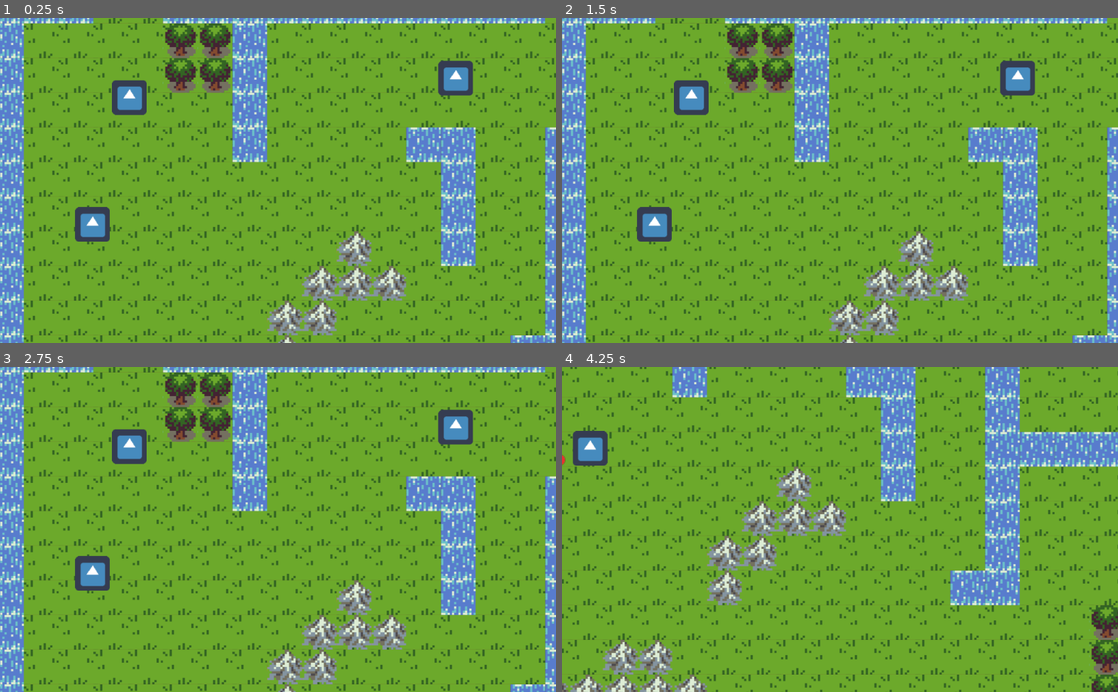
Above: before the commit, frames 1-4 (two rows, left to right).
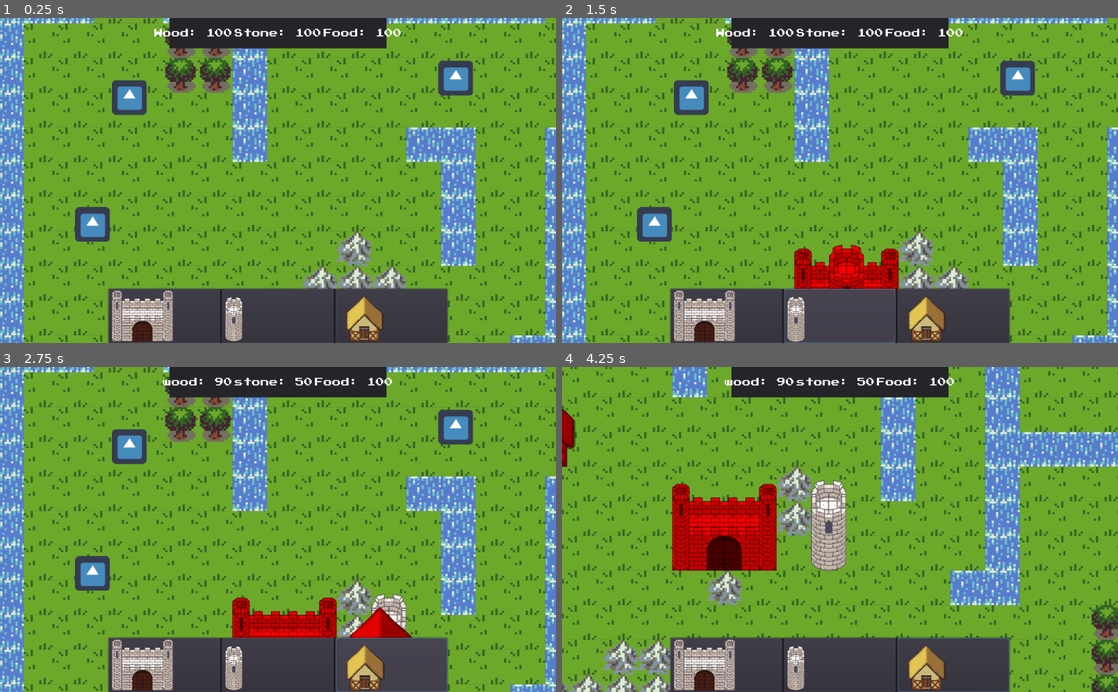
Above: after the commit, the same moments.

Repository: miczoc98/StrategyGame
Game: Godot game, scene res://environment/Environment.tscn
Two runs of this game, one before a commit and one after it. Both use one fixed random seed, a clock stepped at 60 frames per second and the inputs below. The engine's default icon, where the game draws it, is replaced by a stand-in: a white triangle on a blue panel in a dark square.
Inputs (mouse positions are in pixels of both pictures, inside the frame that each line leads up to):
- Up to frame 1 (0.25 s): no input
- Up to frame 2 (1.5 s): click (728, 317) at 0.52 s; click (840, 317) at 1.27 s
- Up to frame 3 (2.75 s): click (389, 666) at 2.02 s
- Up to frame 4 (4.25 s): tap Enter at 2.75 s; move the mouse to (656, 575) at 2.77 s; hold D 2.78-3.53 s; click (656, 575) at 2.85 s; right-click (656, 575) at 3.05 s; move the mouse to (901, 428) at 3.52 s; hold S from 3.53 s (still down); right-click (901, 428) at 3.6 s; click (901, 428) at 3.8 s

The runs differ from the first frame. In frame 1, 14% of the frame differs, in the area x 19-81%, y 0-100%; in frame 2, 16%; in frame 3, 17%; in frame 4, 21%, in the area x 0-81%, y 0-100%.
Error before the commit: Invalid set index 'height' (on base: 'DynamicFont') with value of type 'int'. (res://UnitDetails.gd:27)

Commit message:
add building mode

Diff:
--- /dev/null
+++ b/BuildingGrid.gd
@@ -0,0 +1,34 @@
+class_name BuildingGrid
+extends Node2D
+
+export var grid_size := 64
+
+signal object_placed(collision_cells)
+
+func get_closest_cell_position(position: Vector2) -> Vector2:
+	var cell_position_in_tilemap = get_closest_cell(position)
+	return cell_position_in_tilemap * grid_size
+
+
+func get_closest_cell(position: Vector2) -> Vector2:
+	return Vector2(int(position.x)/grid_size, int(position.y)/grid_size)
+
+
+func place_building(building: Building):
+	add_child(building)
+	var collider_shape = building.get_collision_rectangle()
+	emit_signal("object_placed", _get_colliding_cells(building.position + collider_shape[0], collider_shape[1]))
+
+func _get_colliding_cells(offset: Vector2, shape: Vector2) -> Array:
+	var colliding_cells = []
+	var bounding_box = [offset-shape, offset + shape]
+
+	var current_position = bounding_box[0]
+	while (current_position.x < bounding_box[1].x):
+		current_position.y = bounding_box[0].y
+		while (current_position.y < bounding_box[1].y):
+			colliding_cells.append(get_closest_cell(current_position))
+			current_position.y += grid_size
+		current_position.x += grid_size
+
+	return colliding_cells
--- /dev/null
+++ b/BuildingGrid.tscn
@@ -0,0 +1,6 @@
+[gd_scene load_steps=2 format=2]
+
+[ext_resource path="res://BuildingGrid.gd" type="Script" id=1]
+
+[node name="ObjectGrid" type="Node2D"]
+script = ExtResource( 1 )
--- /dev/null
+++ b/Node2D.tscn
@@ -0,0 +1,10 @@
+[gd_scene load_steps=2 format=2]
+
+[ext_resource path="res://tilemaps/basic_tiles.tres" type="TileSet" id=1]
+
+[node name="Node2D" type="Node2D"]
+
+[node name="TileMap" type="TileMap" parent="."]
+tile_set = ExtResource( 1 )
+format = 1
+tile_data = PoolIntArray( 65542, 3, 0, 65543, 3, 0, 65544, 3, 0, 131078, 3, 0, 131079, 3, 0, 131080, 3, 0, 196614, 0, 0, 196615, 0, 0, 196616, 0, 0 )
--- /dev/null
+++ b/Unit/Gathering.gd
@@ -0,0 +1,9 @@
+class_name Gathering
+extends Node2D
+
+enum GatheringMode{NONE, WOOD, STONE, FOOD}
+
+export(int, "NONE", "WOOD", "STONE", "FOOD") var _current_gathering_mode = GatheringMode.NONE
+
+var max_resources = 50
+var gathered_resources := {"wood": 0, "stone": 0, "food": 0}
--- a/Unit/Unit2D.tscn
+++ b/Unit/Unit2D.tscn
@@ -5,7 +5,7 @@
 [ext_resource path="res://unit/PathVisualization.gd" type="Script" id=3]
 [ext_resource path="res://unit/navigation.gd" type="Script" id=4]
 [ext_resource path="res://unit/Statistics.gd" type="Script" id=5]
-[ext_resource path="res://Unit/Sprite.gd" type="Script" id=6]
+[ext_resource path="res://unit/Gathering.gd" type="Script" id=6]
 
 [sub_resource type="CircleShape2D" id=1]
 radius = 21.6312
@@ -17,11 +17,11 @@
 "player_unit",
 ]]
 input_pickable = true
+collision_mask = 15
 script = ExtResource( 2 )
 
 [node name="Sprite" type="Sprite" parent="."]
 texture = ExtResource( 1 )
-script = ExtResource( 6 )
 
 [node name="Collider" type="CollisionShape2D" parent="."]
 shape = SubResource( 1 )
@@ -41,9 +41,10 @@
 [node name="CollisionShape2D" type="CollisionShape2D" parent="Navigation/GroundTypeDetector"]
 shape = SubResource( 2 )
 
+[node name="Gathering" type="Node2D" parent="."]
+script = ExtResource( 6 )
+
 [connection signal="mouse_entered" from="." to="." method="_on_Unit2D_mouse_entered"]
-[connection signal="mouse_entered" from="." to="Sprite" method="_on_mouse_entered"]
 [connection signal="mouse_exited" from="." to="." method="_on_Unit2D_mouse_exited"]
-[connection signal="mouse_exited" from="." to="Sprite" method="_on_mouse_exited"]
 [connection signal="body_entered" from="Navigation/GroundTypeDetector" to="Navigation" method="_on_GroundTypeDetector_body_entered"]
 [connection signal="body_exited" from="Navigation/GroundTypeDetector" to="Navigation" method="_on_GroundTypeDetector_body_exited"]
--- /dev/null
+++ b/buildings/Building.gd
@@ -0,0 +1,34 @@
+class_name Building
+extends KinematicBody2D
+
+signal destroyed(object)
+
+var health := 10
+var building_progress := 0
+onready var original_color = modulate
+
+var cost := {"wood": 50, "stone": 50}
+
+func _init():
+	collision_layer = 4
+	collision_mask = MaskCalculator.sum([1, 2, 3, 4])
+
+func take_damage(damage: int):
+	health -= damage
+	if (health <= 0):
+		emit_signal("destroyed", self)
+		queue_free()
+
+func modulate_red():
+	modulate = Color.red;
+
+func modulate_normal():
+	modulate = original_color
+
+
+# returns array of two Vector2s
+# first is offset, second is shape
+# should be overrided
+func get_collision_rectangle() -> Array:
+	print_debug("using abstract function")
+	return []
--- /dev/null
+++ b/buildings/Castle.gd
@@ -0,0 +1,9 @@
+extends Building
+
+func _ready():
+	health = 15
+	cost = {"wood": 50, "stone": 100}
+
+func get_collision_rectangle() -> Array:
+	var collider: CollisionShape2D = $Collider
+	return [collider.position, collider.shape.extents]
--- /dev/null
+++ b/buildings/Castle.tscn
@@ -0,0 +1,21 @@
+[gd_scene load_steps=4 format=2]
+
+[ext_resource path="res://buildings/Castle.gd" type="Script" id=1]
+[ext_resource path="res://sprites/castle.png" type="Texture" id=2]
+
+[sub_resource type="RectangleShape2D" id=1]
+extents = Vector2( 91.9325, 28.9186 )
+
+[node name="Castle" type="KinematicBody2D"]
+collision_layer = 8
+collision_mask = 14
+script = ExtResource( 1 )
+
+[node name="Sprite" type="Sprite" parent="."]
+position = Vector2( -0.471939, 0 )
+texture = ExtResource( 2 )
+offset = Vector2( 32, -16 )
+
+[node name="Collider" type="CollisionShape2D" parent="."]
+position = Vector2( 32, 32 )
+shape = SubResource( 1 )
--- /dev/null
+++ b/buildings/House.gd
@@ -0,0 +1,8 @@
+extends Building
+
+func _ready():
+	health = 5
+	cost = {"wood": 50, "stone": 10}
+
+func get_collision_rectangle() -> Array:
+	return [$CollisionShape2D.position, $CollisionShape2D.shape.extents]
--- /dev/null
+++ b/buildings/House.tscn
@@ -0,0 +1,18 @@
+[gd_scene load_steps=4 format=2]
+
+[ext_resource path="res://buildings/House.gd" type="Script" id=1]
+[ext_resource path="res://sprites/house.png" type="Texture" id=2]
+
+[sub_resource type="RectangleShape2D" id=1]
+extents = Vector2( 38.9539, 25.0269 )
+
+[node name="Building" type="KinematicBody2D"]
+script = ExtResource( 1 )
+
+[node name="Sprite" type="Sprite" parent="."]
+texture = ExtResource( 2 )
+offset = Vector2( 16, -16 )
+
+[node name="CollisionShape2D" type="CollisionShape2D" parent="."]
+position = Vector2( 16.24, 33.4692 )
+shape = SubResource( 1 )
--- /dev/null
+++ b/buildings/Tower.gd
@@ -0,0 +1,8 @@
+extends Building
+
+func _ready():
+	health = 10
+	cost = {"stone": 50, "wood": 10}
+
+func get_collision_rectangle() -> Array:
+	return [$CollisionShape2D.position, $CollisionShape2D.shape.extents]
--- /dev/null
+++ b/buildings/Tower.tscn
@@ -0,0 +1,18 @@
+[gd_scene load_steps=4 format=2]
+
+[ext_resource path="res://sprites/tower.png" type="Texture" id=1]
+[ext_resource path="res://buildings/Tower.gd" type="Script" id=2]
+
+[sub_resource type="RectangleShape2D" id=1]
+extents = Vector2( 27.9977, 26.0889 )
+
+[node name="Building" type="KinematicBody2D"]
+script = ExtResource( 2 )
+
+[node name="Sprite" type="Sprite" parent="."]
+texture = ExtResource( 1 )
+offset = Vector2( 32, -32 )
+
+[node name="CollisionShape2D" type="CollisionShape2D" parent="."]
+position = Vector2( 32.5637, 32.5637 )
+shape = SubResource( 1 )
--- a/environment/AStarNavigation.gd
+++ b/environment/AStarNavigation.gd
@@ -14,7 +14,7 @@
 var last_id := 0
 
 func _ready():
-	collision_probe.set_collision_mask(MaskCalculator.sum([2]))
+	collision_probe.set_collision_mask(MaskCalculator.sum([2, 4]))
 
 	var tiles = ground_map.get_used_cells_by_id(WALKABLE_CELLS_ID)
 
@@ -94,3 +94,8 @@
 	Astar.add_point(last_id, _get_tile_position(position))
 	point_ids_by_position_in_tilemap[position] = last_id
 	_create_neighbours_connections(position)
+
+
+func _on_BuildingGrid_object_placed(collision_cells):
+	for cell in collision_cells:
+		Astar.remove_point(point_ids_by_position_in_tilemap[cell])
--- /dev/null
+++ b/environment/BuildingPlacement.gd
@@ -0,0 +1,41 @@
+extends Node2D
+
+onready var building_grid: BuildingGrid = $"/root/Environment/Navigation/BuildingGrid"
+onready var resources: ResourceManager = $"../Resources"
+
+var is_building_mode_on := false
+var current_building: Building
+var can_be_placed := false
+
+func _on_BuildingMode_building_selected(building):
+	current_building = building
+	add_child(current_building)
+	is_building_mode_on = true
+
+func _process(delta):
+	if is_building_mode_on:
+		current_building.position = building_grid.get_closest_cell_position(get_global_mouse_position())
+		if current_building.test_move(current_building.transform, Vector2.ZERO):
+			current_building.modulate_red()
+			can_be_placed = false
+		else:
+			current_building.modulate_normal()
+			can_be_placed = true
+
+		if Input.is_action_just_pressed("primary_action") and can_be_placed and _enough_resources():
+			remove_child(current_building)
+			building_grid.place_building(current_building)
+			is_building_mode_on = false
+			for resource in current_building.cost.keys():
+				resources.change_resource_amount(resource, -current_building.cost[resource])
+		if Input.is_action_just_pressed("secondary_action"):
+			is_building_mode_on = false
+			remove_child(current_building)
+			current_building.queue_free()
+
+func _enough_resources() -> bool:
+	for resource in current_building.cost.keys():
+		if current_building.cost[resource] > resources.resources[resource]:
+			return false
+
+	return true
--- a/environment/Environment.tscn
+++ b/environment/Environment.tscn
@@ -1,22 +1,43 @@
-[gd_scene load_steps=9 format=2]
+[gd_scene load_steps=14 format=2]
 
 [ext_resource path="res://tilemaps/basic_tiles.tres" type="TileSet" id=1]
 [ext_resource path="res://Unit/Unit2D.tscn" type="PackedScene" id=2]
 [ext_resource path="res://environment/CollisionProbe.gd" type="Script" id=3]
 [ext_resource path="res://environment/AStarNavigation.gd" type="Script" id=4]
-[ext_resource path="res://UnitDetails.tscn" type="PackedScene" id=5]
+[ext_resource path="res://player/GUI/UnitDetails.tscn" type="PackedScene" id=5]
 [ext_resource path="res://environment/Camera2D.gd" type="Script" id=6]
 [ext_resource path="res://environment/UnitController.gd" type="Script" id=7]
 [ext_resource path="res://environment/Trees.gd" type="Script" id=8]
+[ext_resource path="res://environment/Resources.gd" type="Script" id=9]
+[ext_resource path="res://player/GUI/ResourcesUI.tscn" type="PackedScene" id=10]
+[ext_resource path="res://player/GUI/BuildingMode.tscn" type="PackedScene" id=11]
+[ext_resource path="res://environment/BuildingPlacement.gd" type="Script" id=12]
+[ext_resource path="res://BuildingGrid.tscn" type="PackedScene" id=13]
 
 [node name="Environment" type="Node2D"]
+
+[node name="Player" type="Node2D" parent="."]
+
+[node name="GUI" type="Node2D" parent="Player"]
+
+[node name="UnitDetails" parent="Player/GUI" instance=ExtResource( 5 )]
+
+[node name="Resources" parent="Player/GUI" instance=ExtResource( 10 )]
+
+[node name="BuildingMode" parent="Player/GUI" instance=ExtResource( 11 )]
+
+[node name="Resources" type="Node2D" parent="Player"]
+script = ExtResource( 9 )
+
+[node name="BuildingPlacement" type="Node2D" parent="Player"]
+z_index = 2
+script = ExtResource( 12 )
 
 [node name="Navigation" type="Node2D" parent="."]
 script = ExtResource( 4 )
 
 [node name="Ground" type="TileMap" parent="Navigation"]
 tile_set = ExtResource( 1 )
-show_collision = true
 collision_layer = 2
 format = 1
 tile_data = PoolIntArray( -196614, 2, 0, -196613, 2, 0, -196612, 2, 0, -196611, 2, 0, -196610, 2, 0, -196609, 2, 0, -26 …(10781 unchanged characters)…
@@ -37,6 +58,8 @@
 format = 1
 tile_data = PoolIntArray( 458762, 4, 0, 524297, 4, 0, 524298, 4, 0, 524299, 4, 0, 589832, 4, 0, 589833, 4, 0, 655368, 4 …(667 unchanged characters)…
 
+[node name="BuildingGrid" parent="Navigation" instance=ExtResource( 13 )]
+
 [node name="CollisionProbe" type="Node2D" parent="Navigation"]
 script = ExtResource( 3 )
 
@@ -46,7 +69,6 @@
 
 [node name="Unit2D" parent="." instance=ExtResource( 2 )]
 position = Vector2( 190.043, 435.584 )
-collision_mask = 3
 
 [node name="Camera2D" type="Camera2D" parent="."]
 position = Vector2( 531.59, 354.172 )
@@ -58,12 +80,12 @@
 
 [node name="Unit2D2" parent="." instance=ExtResource( 2 )]
 position = Vector2( 858.966, 165.469 )
-collision_mask = 3
 
 [node name="Unit2D3" parent="." instance=ExtResource( 2 )]
 position = Vector2( 257.925, 200.825 )
-collision_mask = 3
 
-[node name="UnitDetails" parent="." instance=ExtResource( 5 )]
-
+[connection signal="building_selected" from="Player/GUI/BuildingMode" to="Player/BuildingPlacement" method="_on_BuildingMode_building_selected"]
+[connection signal="resource_changed" from="Player/Resources" to="Player/GUI/Resources" method="_on_Resources_resource_changed"]
+[connection signal="tree_destroyed" from="Navigation/Trees" to="Player/Resources" method="_on_Trees_tree_destroyed"]
 [connection signal="tree_destroyed" from="Navigation/Trees" to="Navigation" method="_on_Trees_tree_destroyed"]
+[connection signal="object_placed" from="Navigation/BuildingGrid" to="Navigation" method="_on_BuildingGrid_object_placed"]
--- /dev/null
+++ b/environment/Resources.gd
@@ -0,0 +1,17 @@
+class_name ResourceManager
+extends Node2D
+
+signal resource_changed(type, amount)
+
+var resources := {"wood": 100, "stone": 100, "food": 100}
+
+func change_resource_amount(type: String, amount: int) -> void:
+	if not type in resources.keys():
+		return
+
+	resources[type] += amount
+	emit_signal("resource_changed", type, resources[type])
+
+
+func _on_Trees_tree_destroyed(position):
+	change_resource_amount("wood", 20)
--- /dev/null
+++ b/player/GUI/BuidingIcon.gd
@@ -0,0 +1,12 @@
+extends Button
+
+signal building_selected(object)
+
+export(PackedScene) var building_scene
+
+func _ready():
+	var building:Building = building_scene.instance()
+	icon = building.get_node("Sprite").texture
+
+func _on_pressed():
+	emit_signal("building_selected", building_scene.instance())
--- /dev/null
+++ b/player/GUI/BuidingIcon.tscn
@@ -0,0 +1,14 @@
+[gd_scene load_steps=3 format=2]
+
+[ext_resource path="res://player/GUI/BuidingIcon.gd" type="Script" id=1]
+[ext_resource path="res://buildings/Castle.tscn" type="PackedScene" id=2]
+
+[node name="Icon" type="Button"]
+expand_icon = true
+script = ExtResource( 1 )
+__meta__ = {
+"_edit_use_anchors_": false
+}
+building_scene = ExtResource( 2 )
+
+[connection signal="pressed" from="." to="." method="_on_pressed"]
--- /dev/null
+++ b/player/GUI/BuildingMode.gd
@@ -0,0 +1,10 @@
+extends CanvasLayer
+
+signal building_selected(building)
+
+func _ready():
+	for icon in $Panel/HBoxContainer.get_children():
+		icon.connect("building_selected", self, "on_building_selected")
+
+func on_building_selected(building: Building) -> void:
+	emit_signal("building_selected", building)
--- /dev/null
+++ b/player/GUI/BuildingMode.tscn
@@ -0,0 +1,55 @@
+[gd_scene load_steps=5 format=2]
+
+[ext_resource path="res://player/GUI/BuidingIcon.tscn" type="PackedScene" id=1]
+[ext_resource path="res://player/GUI/BuildingMode.gd" type="Script" id=2]
+[ext_resource path="res://buildings/Tower.tscn" type="PackedScene" id=3]
+[ext_resource path="res://buildings/House.tscn" type="PackedScene" id=4]
+
+[node name="BuildingMode" type="CanvasLayer"]
+script = ExtResource( 2 )
+
+[node name="Panel" type="Panel" parent="."]
+anchor_top = 1.0
+anchor_right = 1.0
+anchor_bottom = 1.0
+margin_left = 200.0
+margin_top = -100.0
+margin_right = -200.0
+__meta__ = {
+"_edit_use_anchors_": false
+}
+
+[node name="HBoxContainer" type="HBoxContainer" parent="Panel"]
+anchor_right = 1.0
+anchor_bottom = 1.0
+__meta__ = {
+"_edit_use_anchors_": false
+}
+
+[node name="Icon2" parent="Panel/HBoxContainer" instance=ExtResource( 1 )]
+margin_right = 205.0
+margin_bottom = 100.0
+grow_horizontal = 2
+grow_vertical = 2
+rect_min_size = Vector2( 64, 64 )
+size_flags_horizontal = 3
+
+[node name="Icon3" parent="Panel/HBoxContainer" instance=ExtResource( 1 )]
+margin_left = 209.0
+margin_right = 414.0
+margin_bottom = 100.0
+grow_horizontal = 2
+grow_vertical = 2
+rect_min_size = Vector2( 64, 64 )
+size_flags_horizontal = 3
+building_scene = ExtResource( 3 )
+
+[node name="Icon4" parent="Panel/HBoxContainer" instance=ExtResource( 1 )]
+margin_left = 418.0
+margin_right = 624.0
+margin_bottom = 100.0
+grow_horizontal = 2
+grow_vertical = 2
+rect_min_size = Vector2( 64, 64 )
+size_flags_horizontal = 3
+building_scene = ExtResource( 4 )
--- /dev/null
+++ b/player/GUI/ResourcesUI.gd
@@ -0,0 +1,10 @@
+extends CanvasLayer
+
+onready var wood = $Panel/HBoxContainer/Wood
+onready var stone = $Panel/HBoxContainer/Stone
+onready var food = $Panel/HBoxContainer/Food
+
+onready var labels = {"wood": wood, "stone": stone, "food": food}
+
+func _on_Resources_resource_changed(type: String, amount: int):
+	labels[type].text = type + ": " + str(amount)
--- /dev/null
+++ b/player/GUI/ResourcesUI.tscn
@@ -0,0 +1,55 @@
+[gd_scene load_steps=2 format=2]
+
+[ext_resource path="res://player/GUI/ResourcesUI.gd" type="Script" id=1]
+
+[node name="Resources" type="CanvasLayer"]
+script = ExtResource( 1 )
+
+[node name="Panel" type="Panel" parent="."]
+anchor_left = 0.5
+anchor_right = 0.5
+margin_left = -200.0
+margin_right = 200.0
+margin_bottom = 56.0
+__meta__ = {
+"_edit_use_anchors_": false
+}
+
+[node name="HBoxContainer" type="HBoxContainer" parent="Panel"]
+anchor_right = 1.0
+anchor_bottom = 1.0
+grow_horizontal = 2
+grow_vertical = 2
+alignment = 1
+__meta__ = {
+"_edit_use_anchors_": false
+}
+
+[node name="Wood" type="Label" parent="Panel/HBoxContainer"]
+margin_right = 130.0
+margin_bottom = 56.0
+size_flags_horizontal = 3
+size_flags_vertical = 5
+text = "Wood: 100"
+align = 1
+valign = 1
+
+[node name="Stone" type="Label" parent="Panel/HBoxContainer"]
+margin_left = 134.0
+margin_top = 21.0
+margin_right = 265.0
+margin_bottom = 35.0
+size_flags_horizontal = 3
+text = "Stone: 100"
+align = 1
+valign = 1
+
+[node name="Food" type="Label" parent="Panel/HBoxContainer"]
+margin_left = 269.0
+margin_top = 21.0
+margin_right = 400.0
+margin_bottom = 35.0
+size_flags_horizontal = 3
+text = "Food: 100"
+align = 1
+valign = 1
--- a/UnitDetails.tscn
+++ b/player/GUI/UnitDetails.tscn
@@ -1,6 +1,6 @@
 [gd_scene load_steps=2 format=2]
 
-[ext_resource path="res://UnitDetails.gd" type="Script" id=1]
+[ext_resource path="res://player/GUI/UnitDetails.gd" type="Script" id=1]
 
 [node name="UnitDetails" type="CanvasLayer"]
 script = ExtResource( 1 )
--- a/project.godot
+++ b/project.godot
@@ -14,10 +14,25 @@
 "language": "GDScript",
 "path": "res://environment/AStarNavigation.gd"
 }, {
+"base": "KinematicBody2D",
+"class": "Building",
+"language": "GDScript",
+"path": "res://buildings/Building.gd"
+}, {
+"base": "Node2D",
+"class": "BuildingGrid",
+"language": "GDScript",
+"path": "res://BuildingGrid.gd"
+}, {
 "base": "Node2D",
 "class": "CollisionProbe",
 "language": "GDScript",
 "path": "res://environment/CollisionProbe.gd"
+}, {
+"base": "Node2D",
+"class": "Gathering",
+"language": "GDScript",
+"path": "res://unit/Gathering.gd"
 }, {
 "base": "Reference",
 "class": "KinematicBehaviour",
@@ -38,6 +53,11 @@
 "class": "MaskCalculator",
 "language": "GDScript",
 "path": "res://MaskCalculator.gd"
+}, {
+"base": "Node2D",
+"class": "ResourceManager",
+"language": "GDScript",
+"path": "res://environment/Resources.gd"
 }, {
 "base": "Node2D",
 "class": "Statistics",
@@ -61,11 +81,15 @@
 } ]
 _global_script_class_icons={
 "AStarNavigation": "",
+"Building": "",
+"BuildingGrid": "",
 "CollisionProbe": "",
+"Gathering": "",
 "KinematicBehaviour": "",
 "KinematicFlee": "",
 "KinematicSeek": "",
 "MaskCalculator": "",
+"ResourceManager": "",
 "Statistics": "",
 "SteeringOutput": "",
 "Unit2D": "",
@@ -105,6 +129,8 @@
 2d_physics/layer_1="units"
 2d_render/layer_2="walls"
 2d_physics/layer_2="walls"
+2d_physics/layer_3="trees"
+2d_physics/layer_4="buildings"
 
 [physics]
 
--- /dev/null
+++ b/tilemaps/buildings.tres
@@ -0,0 +1,77 @@
+[gd_resource type="TileSet" load_steps=5 format=2]
+
+[ext_resource path="res://tilemaps/buildings.png" type="Texture" id=1]
+
+[sub_resource type="ConvexPolygonShape2D" id=1]
+points = PoolVector2Array( 192, 192, 0, 192, 0, 128, 192, 128 )
+
+[sub_resource type="ConvexPolygonShape2D" id=2]
+points = PoolVector2Array( 64, 192, 0, 192, 0, 128, 64, 128 )
+
+[sub_resource type="ConvexPolygonShape2D" id=3]
+points = PoolVector2Array( 160, 192, 0, 192, 0, 128, 160, 128 )
+
+[resource]
+0/name = "buildings.png 0"
+0/texture = ExtResource( 1 )
+0/tex_offset = Vector2( 0, 0 )
+0/modulate = Color( 1, 1, 1, 1 )
+0/region = Rect2( 0, 0, 192, 192 )
+0/tile_mode = 0
+0/occluder_offset = Vector2( 0, 0 )
+0/navigation_offset = Vector2( 0, 0 )
+0/shape_offset = Vector2( 0, 0 )
+0/shape_transform = Transform2D( 1, 0, 0, 1, 0, 0 )
+0/shape = SubResource( 1 )
+0/shape_one_way = false
+0/shape_one_way_margin = 1.0
+0/shapes = [ {
+"autotile_coord": Vector2( 0, 0 ),
+"one_way": false,
+"one_way_margin": 1.0,
+"shape": SubResource( 1 ),
+"shape_transform": Transform2D( 1, 0, 0, 1, 0, 0 )
+} ]
+0/z_index = 0
+1/name = "buildings.png 1"
+1/texture = ExtResource( 1 )
+1/tex_offset = Vector2( 0, 0 )
+1/modulate = Color( 1, 1, 1, 1 )
+1/region = Rect2( 224, 0, 64, 192 )
+1/tile_mode = 0
+1/occluder_offset = Vector2( 0, 0 )
+1/navigation_offset = Vector2( 0, 0 )
+1/shape_offset = Vector2( 0, 0 )
+1/shape_transform = Transform2D( 1, 0, 0, 1, 0, 0 )
+1/shape = SubResource( 2 )
+1/shape_one_way = false
+1/shape_one_way_margin = 1.0
+1/shapes = [ {
+"autotile_coord": Vector2( 0, 0 ),
+"one_way": false,
+"one_way_margin": 1.0,
+"shape": SubResource( 2 ),
+"shape_transform": Transform2D( 1, 0, 0, 1, 0, 0 )
+} ]
+1/z_index = 0
+2/name = "buildings.png 2"
+2/texture = ExtResource( 1 )
+2/tex_offset = Vector2( 0, 0 )
+2/modulate = Color( 1, 1, 1, 1 )
+2/region = Rect2( 320, 0, 160, 192 )
+2/tile_mode = 0
+2/occluder_offset = Vector2( 0, 0 )
+2/navigation_offset = Vector2( 0, 0 )
+2/shape_offset = Vector2( 0, 0 )
+2/shape_transform = Transform2D( 1, 0, 0, 1, 0, 0 )
+2/shape = SubResource( 3 )
+2/shape_one_way = false
+2/shape_one_way_margin = 1.0
+2/shapes = [ {
+"autotile_coord": Vector2( 0, 0 ),
+"one_way": false,
+"one_way_margin": 1.0,
+"shape": SubResource( 3 ),
+"shape_transform": Transform2D( 1, 0, 0, 1, 0, 0 )
+} ]
+2/z_index = 0
Renamed: UnitDetails.gd -> player/GUI/UnitDetails.gd
Binary file added: sprites/castle.png
Binary file added: sprites/house.png
Binary file added: sprites/tower.png
Binary file added: tilemaps/buildings.png
